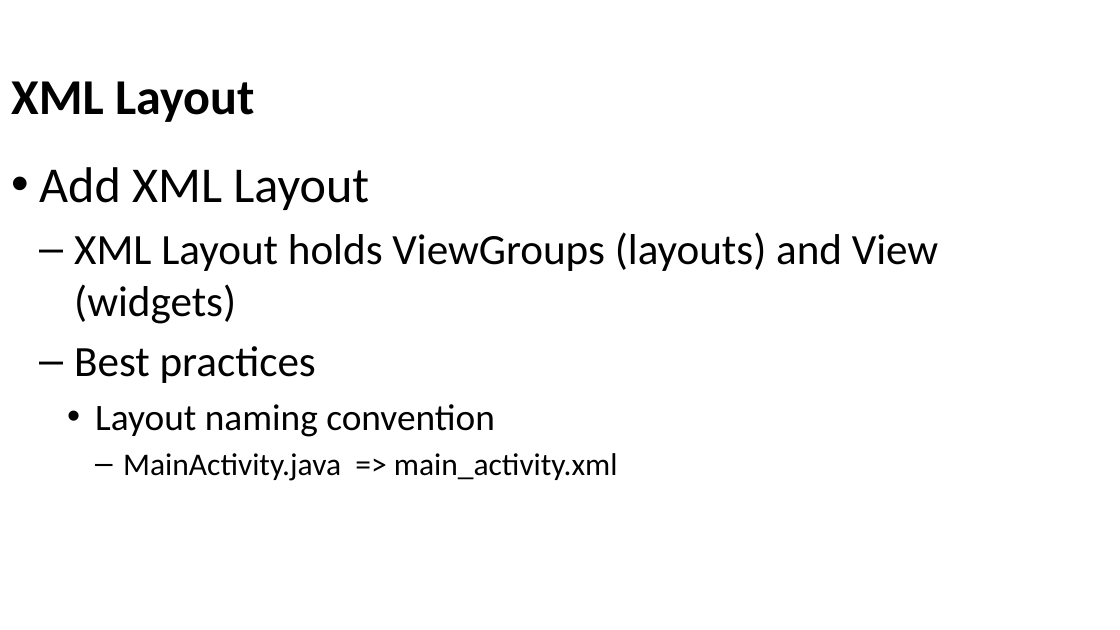
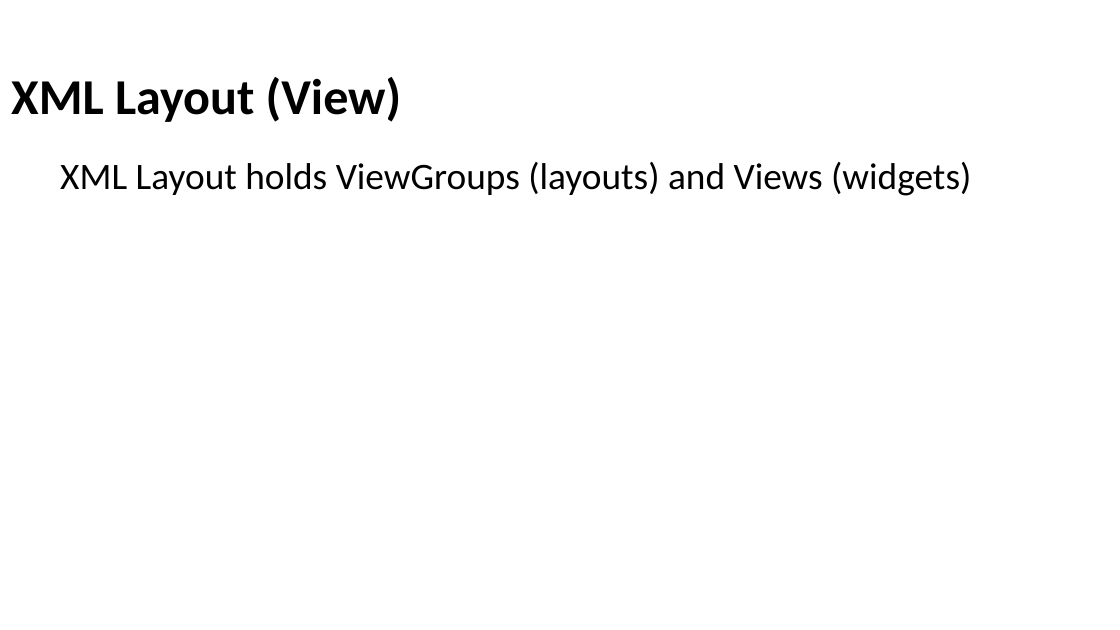
Before and after one commit to Batch-xx/Android-Lunch-Learn, a slide deck: slide 29 of slides/Android Studio_Activities_Fragments.pptx. Drawn at 1120x630 pixels with LibreOffice and Linux fonts; fonts in the diff are those of the drawing; background and template pictures are left out. Boxes give left, top, right and bottom in pixels: in the first picture for what was removed or moved away, otherwise in the second. Text is boxed around its words. In the diff, an @@ line names an element or a change of style, - is before the commit and + after.

Commit message:
Updated slides

```diff
--- a/slides/Android Studio_Activities_Fragments.pptx
+++ b/slides/Android Studio_Activities_Fragments.pptx
@@ title at [11, 77, 401, 122]: text changed @@
-XML Layout
+XML Layout (View)
@@ text at [60, 162, 971, 196]: text changed; size 37 to 32 pt @@
-• Add XML Layout
-  – XML Layout holds ViewGroups (layouts) and View (widgets)
-  – Best practices
-    • Layout naming convention
-      – MainActivity.java => main_activity.xml
+    XML Layout holds ViewGroups (layouts) and Views (widgets)
```
Also in this commit, not shown: 11 other slides changed, 1 slide added, 1 slide removed, 3 other files.
